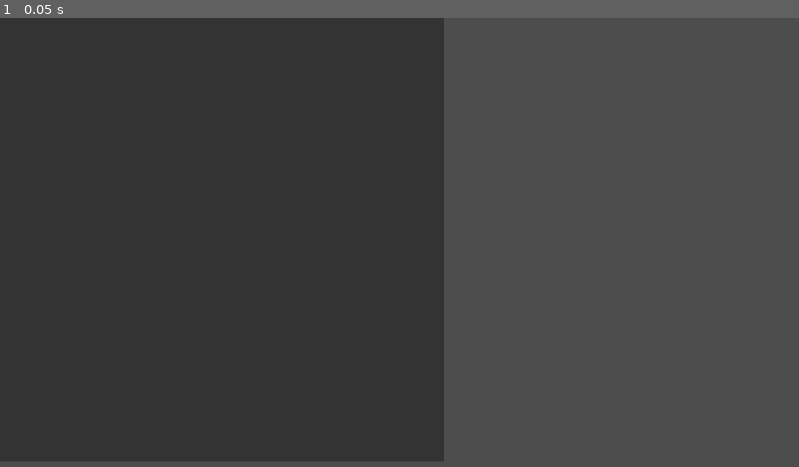
Above: before the commit, frame 1.
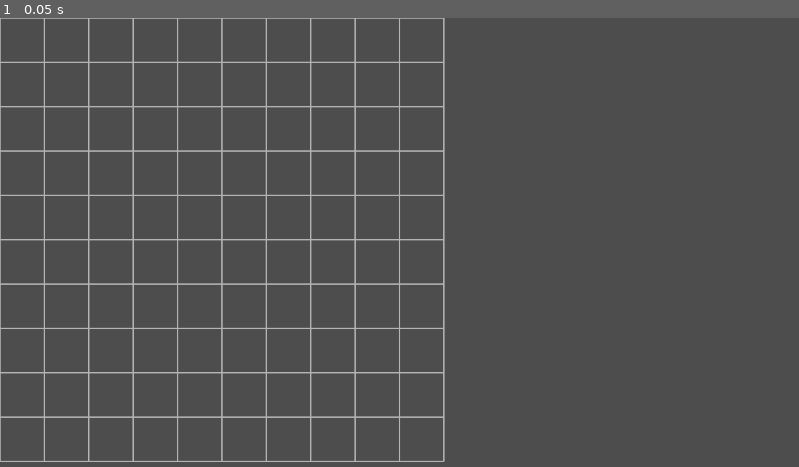
Above: after the commit, the same moment.

Repository: Paradax-fate/Prototype-ranch
Game: Godot game, scene res://base.tscn
Same seed, same stepped clock (60 frames per second), same inputs: the game is played once before the commit and once after it.
Inputs:
- Up to frame 1 (0.05 s): no input

The runs differ from the first frame. In frame 1, 55% of the frame differs, in the area x 0-56%, y 0-99%.

Commit message:
Add Initial Room Creation System
 Summary

Added the initial scripts required for the room creation system and integrated the panel node into the interface.

Changes

* Added the scripts responsible for creating rooms.
* Added a panel node to the scene for displaying room creation options.
* Prepared the interface structure for placing and managing room elements.
* The current implementation focuses on setting up the UI structure before adding the full room placement functionality.

Next Steps

* Complete the room placement logic.
* Connect the panel controls to the room creation system.
* Improve the interface and user interaction.

Diff:
--- /dev/null
+++ b/BaseGrid.tscn
@@ -0,0 +1,3 @@
+[gd_scene format=3 uid="uid://bmursc487yuqu"]
+
+[node name="BaseGrid" type="Node2D" unique_id=1025685331]
--- /dev/null
+++ b/RoomdemoUI.gd
@@ -0,0 +1,26 @@
+# res://Scripts/RoomDemoUI.gd
+extends Control
+
+@export var base_grid_node_path: NodePath
+@export var grid_renderer_node_path: NodePath
+@export var room_texture_path: String = "res://Sprite/Reference/Cuadrado rojo.jpg"
+
+@export var target_x: int = 0
+@export var target_y: int = 0
+
+func _ready():
+
+	pass
+
+func _on_place_button_pressed():
+	var base = get_node(base_grid_node_path) as Node
+	if not base:
+		print("BaseGrid no encontrado")
+		return
+	var grid_renderer = get_node(grid_renderer_node_path) if grid_renderer_node_path else base.get_node("GridRenderer")
+	if not grid_renderer:
+		print("GridRenderer no encontrado")
+		return
+	var tex = load(room_texture_path)
+	if tex is Texture2D:
+		grid_renderer.call("place_room_in_cell_full_image", target_x, target_y, tex)
--- /dev/null
+++ b/Scripts/BaseGrid.gd
@@ -0,0 +1,51 @@
+
+# res://Scripts/BaseGrid.gd
+extends Node2D
+
+# Ruta al GridRenderer en la escena
+@export var grid_renderer_path: NodePath
+@export var room_texture_path: String = "res://Sprite/Reference/Cuadrado rojo.jpg"
+@export var target_cell: Vector2i = Vector2i(0, 0)
+
+
+@export var enable_runtime_place: bool = true
+
+func _ready() -> void:
+	var grid_renderer = get_node(grid_renderer_path) as Node
+	if grid_renderer:
+		_place_in_target(grid_renderer)
+	else:
+		print("GridRenderer no encontrado en la ruta: ", grid_renderer_path)
+
+func _place_in_target(grid_renderer: Node) -> void:
+	var room_tex = load(room_texture_path)
+	if room_tex is Texture2D:
+		grid_renderer.call("place_room_in_cell_full_image", target_cell.x, target_cell.y, room_tex)
+	else:
+		print("No se pudo cargar la textura de habitación desde: ", room_texture_path)
+
+func _unhandled_input(event):
+
+	if event is InputEventKey and event.pressed:
+		match event.scancode:
+			KEY_Q:
+				_place_at(0, 0)
+			KEY_W:
+				_place_at(1, 0)
+			KEY_E:
+				_place_at(0, 1)
+			KEY_R:
+				_place_at(1, 1)
+			KEY_A:
+				_place_at(2, 2)
+			KEY_S:
+				_place_at(3, 2)
+			_:
+				pass
+
+func _place_at(x: int, y: int) -> void:
+	var grid_renderer = get_node(grid_renderer_path)
+	if grid_renderer:
+		var tex = load(room_texture_path)
+		if tex is Texture2D:
+			grid_renderer.call("place_room_in_cell_full_image", x, y, tex)
--- /dev/null
+++ b/Scripts/GridLines.gd
@@ -0,0 +1,28 @@
+# res://Scripts/GridLines.gd
+extends Node2D
+
+@export var grid_size := Vector2i(10, 10)
+@export var cell_size := Vector2(64, 64)
+@export var line_color: Color = Color8(180, 180, 180)
+@export var line_thickness := 2.0
+
+func _draw():
+	var w = grid_size.x * cell_size.x
+	var h = grid_size.y * cell_size.y
+
+	for x in range(grid_size.x + 1):
+		var px = x * cell_size.x
+		draw_line(Vector2(px, 0), Vector2(px, h), line_color, line_thickness)
+
+	for y in range(grid_size.y + 1):
+		var py = y * cell_size.y
+		draw_line(Vector2(0, py), Vector2(w, py), line_color, line_thickness)
+
+func _ready():
+
+	self.call_deferred("update")
+
+func _notification(what):
+	if what == NOTIFICATION_TRANSFORM_CHANGED:
+
+		self.call_deferred("update")
--- /dev/null
+++ b/Scripts/GridRender.gd
@@ -0,0 +1,58 @@
+# res://Scripts/GridRenderer.gd
+extends Node2D
+
+const CELL_SIZE := Vector2(64, 64)
+
+@export var textures: Dictionary = {
+	"empty": null,
+	"wall": null,
+	"generator": null
+}
+
+var _grid_ref: Node = null
+var _sprites_by_cell := {}
+
+func _ready() -> void:
+
+	_grid_ref = get_parent().get_node("Grid")
+	if _grid_ref and _grid_ref.has_signal("cell_changed"):
+		_grid_ref.connect("cell_changed", Callable(self, "_on_cell_changed"))
+
+func _on_cell_changed(x: int, y: int, data) -> void:
+	var key = str(x) + "," + str(y)
+	_remove_sprite(key)
+	if data == null:
+		return
+	if data.has("type"):
+		_draw_sprite(x, y, data.type)
+
+func _draw_sprite(x: int, y: int, build_type: String):
+	var sp = Sprite2D.new()
+	var tex = textures.get(build_type, null)
+	if tex:
+		sp.texture = tex
+	sp.position = Vector2(x * CELL_SIZE.x + CELL_SIZE.x * 0.5, y * CELL_SIZE.y + CELL_SIZE.y * 0.5)
+	add_child(sp)
+	var key = str(x) + "," + str(y)
+	_sprites_by_cell[key] = sp
+
+func _remove_sprite(key: String):
+	if _sprites_by_cell.has(key):
+		var sp = _sprites_by_cell[key]
+		if is_instance_valid(sp):
+			sp.queue_free()
+		_sprites_by_cell.erase(key)
+
+
+func place_room_in_cell_full_image(x: int, y: int, room_tex: Texture2D) -> void:
+	# Limpiar la celda existente
+	var key = str(x) + "," + str(y)
+	_remove_sprite(key)
+
+
+	var room_sprite = Sprite2D.new()
+	room_sprite.texture = room_tex
+	room_sprite.position = Vector2(x * CELL_SIZE.x + CELL_SIZE.x * 0.5, y * CELL_SIZE.y + CELL_SIZE.y * 0.5)
+
+	add_child(room_sprite)
+	_sprites_by_cell[key] = room_sprite
--- a/Scripts/grid.gd
+++ b/Scripts/grid.gd
@@ -1,39 +1,43 @@
-class_name grid
+# res://Scripts/Grid.gd
+extends Node
 
-var width = 10
-var height = 10
-var base = []
+const GRID_SIZE := Vector2i(10, 10)
 
-func _init():
-	create_matrix()
+var grid: Array = []
 
-func create_matrix():
-	base.clear()
+signal cell_changed(x: int, y: int, data)
 
-	for y in range(height):
-		var row = []
-		for x in range(width):
+func _ready() -> void:
+	_init_grid()
+
+func _init_grid() -> void:
+
+	grid = []
+	for y in range(GRID_SIZE.y):
+		var row: Array = []
+		for x in range(GRID_SIZE.x):
 			row.append(null)
-		base.append(row)
+		grid.append(row)
 
+func is_inside(x: int, y: int) -> bool:
+	return x >= 0 and y >= 0 and x < GRID_SIZE.x and y < GRID_SIZE.y
 
-func can_place(room, pos_x, pos_y):
+func get_cell(x: int, y: int):
 
-	if pos_x + room.width > width:
-		return false
+	if not _is_grid_inited():
+		_init_grid()
+	if not is_inside(x, y):
+		return null
+	return grid[y][x]
 
-	if pos_y + room.height > height:
-		return false
+func set_cell(x: int, y: int, value):
 
-	for y in range(room.height):
-		for x in range(room.width):
-			if base[pos_y + y][pos_x + x] != null:
-				return false
+	if not _is_grid_inited():
+		_init_grid()
+	if not is_inside(x, y):
+		return
+	grid[y][x] = value
+	emit_signal("cell_changed", x, y, value)
 
-	return true
-
-
-func place(room, pos_x, pos_y):
-	for y in range(room.height):
-		for x in range(room.width):
-			base[pos_y + y][pos_x + x] = room
+func _is_grid_inited() -> bool:
+	return typeof(grid) != TYPE_NIL and grid.size() > 0
--- a/base.tscn
+++ b/base.tscn
@@ -1,10 +1,40 @@
 [gd_scene format=3 uid="uid://bstp8mbah2pas"]
 
-[ext_resource type="Script" path="res://Scripts/base.gd" id="1_rpg24"]
+[ext_resource type="Script" uid="uid://hefipcgxklio" path="res://Scripts/grid.gd" id="1_8rhti"]
+[ext_resource type="Script" uid="uid://ydcmmxdxa2eb" path="res://Scripts/BaseGrid.gd" id="1_ohhpf"]
+[ext_resource type="Script" uid="uid://dew5ee2nbipc0" path="res://Scripts/GridRender.gd" id="2_ohhpf"]
+[ext_resource type="Script" uid="uid://cth6m2bwvq51u" path="res://Scripts/GridLines.gd" id="3_21bcp"]
 
-[node name="Base" type="Node2D" unique_id=1682150125]
-script = ExtResource("1_rpg24")
+[node name="BaseGrid" type="Node2D" unique_id=326847784]
+script = ExtResource("1_ohhpf")
 
-[node name="DebugLabel" type="Label" parent="." unique_id=2042760904]
+[node name="Grid" type="Node" parent="." unique_id=1252851751]
+script = ExtResource("1_8rhti")
+
+[node name="Render" type="Node2D" parent="." unique_id=739564983]
+script = ExtResource("2_ohhpf")
+
+[node name="GridLines" type="Node2D" parent="." unique_id=759779397]
+script = ExtResource("3_21bcp")
+
+[node name="Panel" type="Control" parent="." unique_id=1110651368]
+layout_mode = 3
+anchors_preset = 0
+offset_right = 40.0
+offset_bottom = 40.0
+
+[node name="Colocar habitacion" type="Label" parent="Panel" unique_id=1600884105]
+layout_mode = 0
 offset_right = 40.0
 offset_bottom = 23.0
+
+[node name="GridContainer" type="GridContainer" parent="Panel" unique_id=1863603825]
+layout_mode = 0
+offset_right = 40.0
+offset_bottom = 40.0
+
+[node name="Label" type="Label" parent="Panel/GridContainer" unique_id=766873788]
+layout_mode = 2
+
+[node name="Label2" type="Label" parent="Panel/GridContainer" unique_id=498007982]
+layout_mode = 2
Not shown, added: RoomdemoUI.gd.uid
Not shown, added: Scripts/BaseGrid.gd.uid
Not shown, added: Scripts/GridLines.gd.uid
Not shown, added: Scripts/GridRender.gd.uid
